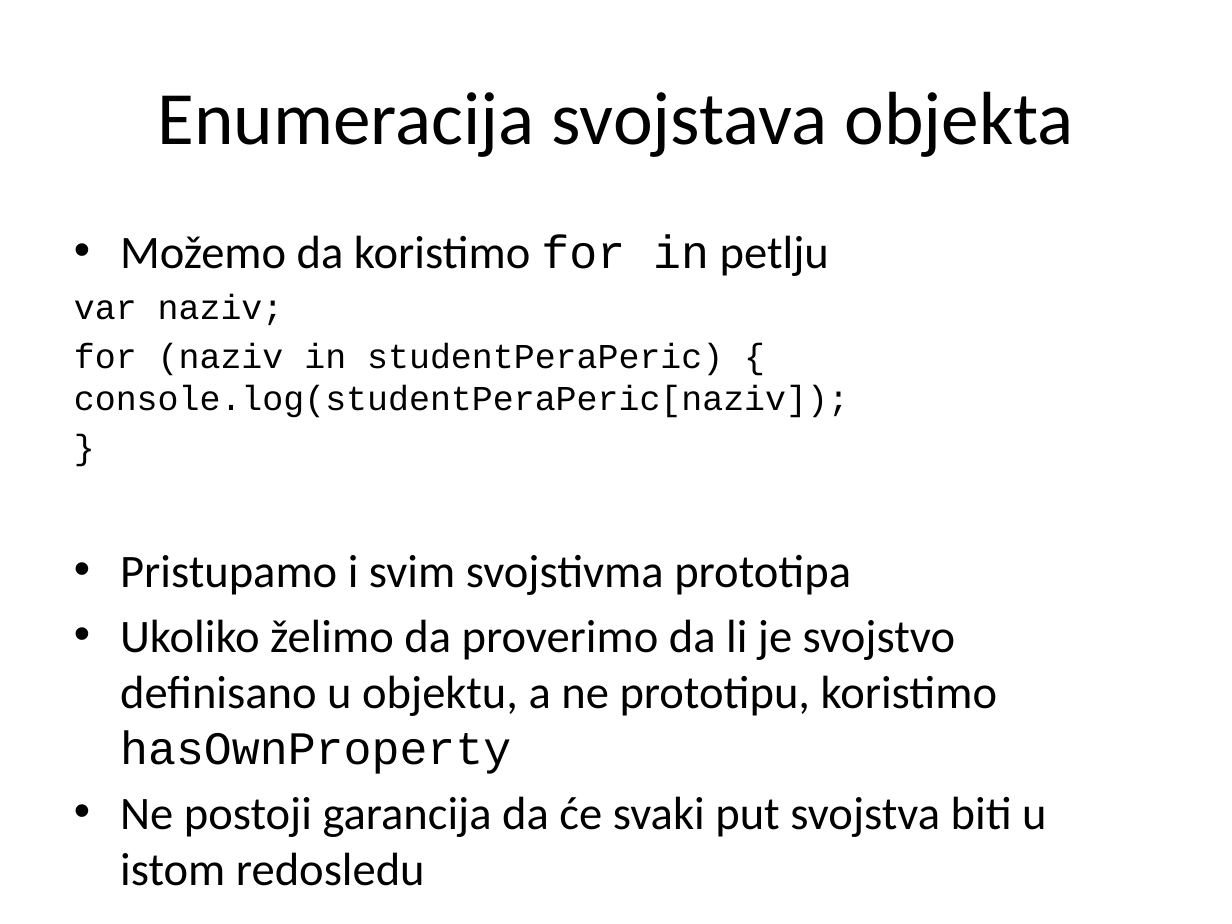
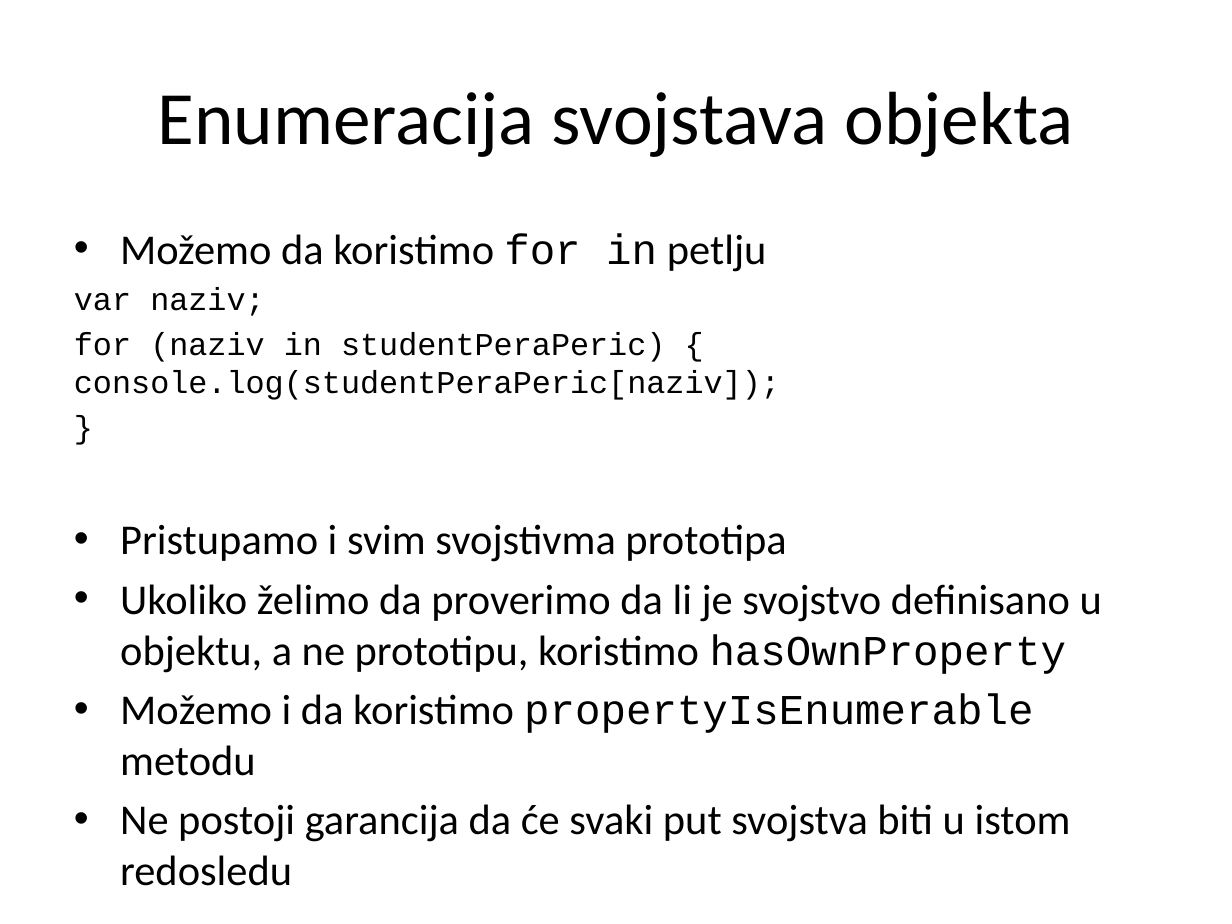
Before and after one commit to StefanAndjelic/2016, a slide deck: slide 31 of JavaScript/01_Objekti/JavaScript_01_Objekti.pptx (slide 12 before the commit). Drawn at 1232x924 pixels with LibreOffice and Linux fonts; fonts in the diff are those of the drawing. Boxes give left, top, right and bottom in pixels: in the first picture for what was removed or moved away, otherwise in the second. Text is boxed around its words. In the diff, an @@ line names an element or a change of style, - is before the commit and + after.

```diff
--- a/JavaScript/01_Objekti/JavaScript_01_Objekti.pptx
+++ b/JavaScript/01_Objekti/JavaScript_01_Objekti.pptx
@@ text at (74, 233, 1102, 842): size 27.2 to 24.8 pt in "Možemo da koristimo for in petlju", "Pristupamo i svim svojstivma prototipa", "Ukoliko želimo da proverimo da li je ...", "Ne postoji garancija da će svaki put ..."; size 20.4 to 18.6 pt in "var naziv;", "for (naziv in studentPeraPeric) { console.log(studentPeraPer ...", "}" @@
@@ text at (120, 693, 1033, 776): paragraph added @@
+• Možemo i da koristimo propertyIsEnumerable metodu
```
Also in this commit, not shown: 4 other slides changed, 25 slides added, 1 slide removed, 2 other files.
